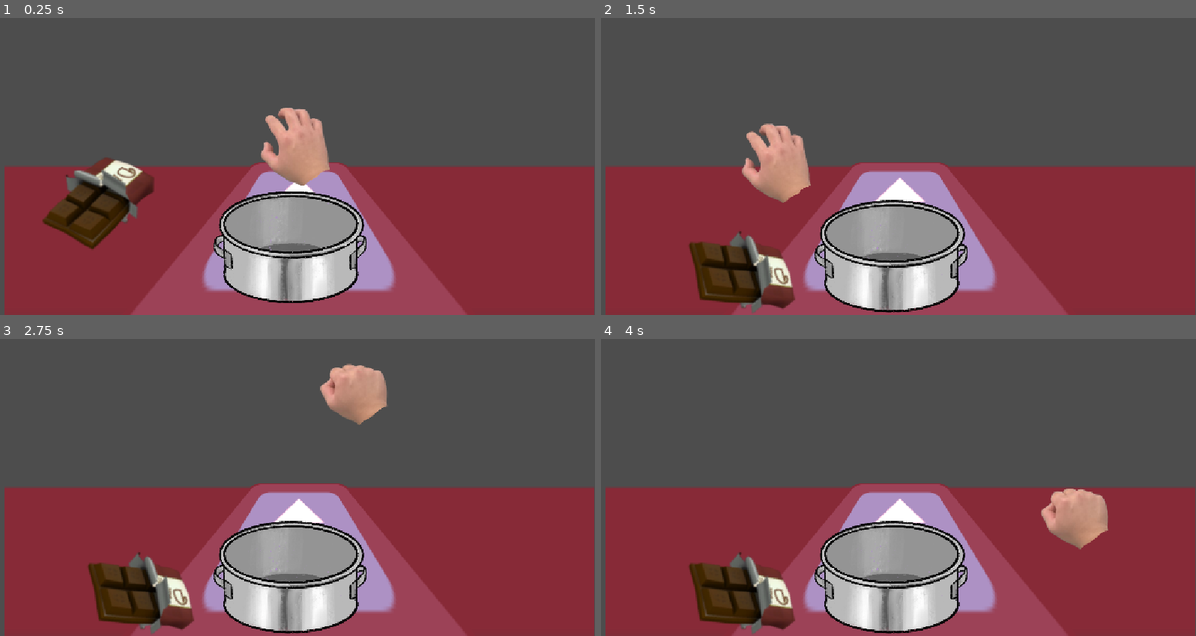
Above: before the commit, frames 1-4 (two rows, left to right).
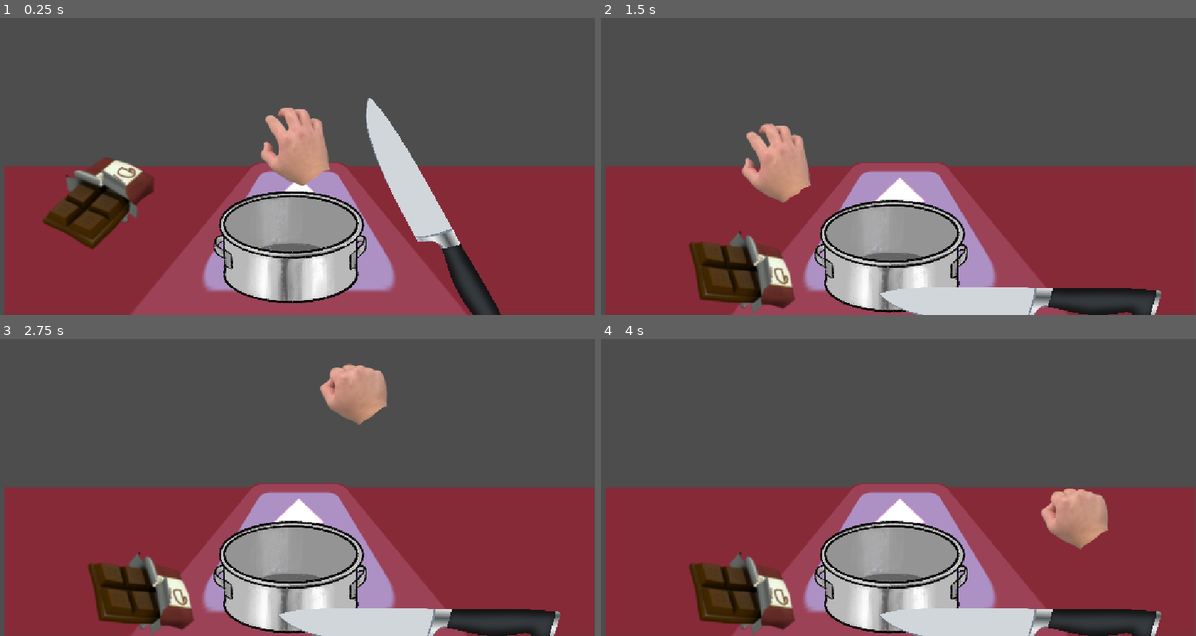
Above: after the commit, the same moments.

Repository: EugeneGLi/HotCocoaForTwo
Game: Godot game, scene res://scenes/demo.tscn
Same seed, same stepped clock (60 frames per second), same inputs: the game is played once before the commit and once after it. The engine's default icon, where the game draws it, is replaced by a stand-in: a white triangle on a blue panel in a dark square.
Inputs (mouse positions are in pixels of both pictures, inside the frame that each line leads up to):
- Up to frame 1 (0.25 s): no input
- Up to frame 2 (1.5 s): tap Enter (ui_accept) at 0.5, 0.77 s; move the mouse to (1029, 130) at 0.52 s; press the mouse at (1029, 130) at 0.53 s; hold Right (ui_right) from 0.53 s (still down); move the mouse to (773, 163) at 1.27 s; release the mouse at (773, 163) at 1.28 s; click (773, 163) at 1.35 s
- Up to frame 3 (2.75 s): tap Enter (ui_accept) at 1.52, 2 s; move the mouse to (357, 392) at 2.02 s; release Right (ui_right) at 2.03 s; press the mouse at (357, 392) at 2.03 s; hold Left (ui_left) from 2.03 s (still down)
- Up to frame 4 (4 s): tap Enter (ui_accept) at 2.75, 3.02, 3.5, 3.77 s; move the mouse to (868, 535) at 2.77 s; release Left (ui_left) at 2.78 s; release the mouse at (868, 535) at 2.78 s; hold Right (ui_right) from 2.78 s (still down); click (868, 535) at 2.85 s; move the mouse to (1077, 517) at 3.52 s; press the mouse at (1077, 517) at 3.53 s

The runs differ from the first frame. In frame 1, 3.9% of the frame differs, in the area x 61-85%, y 26-100%; in frame 2, 3.6%; in frame 3, 3.6%; in frame 4, 3.6%.

Commit message:
Add chopping

Diff:
--- a/HotCocoaForTwo/scenes/demo.tscn
+++ b/HotCocoaForTwo/scenes/demo.tscn
@@ -6,6 +6,9 @@
 [ext_resource type="PackedScene" uid="uid://cvacwf6q2s7nr" path="res://scenes/hand.tscn" id="3_l20p6"]
 [ext_resource type="Texture2D" uid="uid://cjeubcy04atf0" path="res://assets/Pot_Empty.png" id="4_b0nem"]
 [ext_resource type="PackedScene" uid="uid://cai0m5xuone5r" path="res://scenes/ingredient.tscn" id="4_vephn"]
+[ext_resource type="Script" uid="uid://crm58d3x34hwd" path="res://scripts/chopping_zone.gd" id="7_7qr1p"]
+[ext_resource type="PackedScene" uid="uid://clgm0opwuomqn" path="res://scenes/grabbable.tscn" id="8_5fme1"]
+[ext_resource type="Texture2D" uid="uid://cx5iaq2mjorde" path="res://assets/Kitchen/knife_PNG1512-495464114.png" id="8_e66cg"]
 
 [sub_resource type="ShaderMaterial" id="ShaderMaterial_l20p6"]
 shader = ExtResource("1_ba4lm")
@@ -18,6 +21,15 @@
 
 [sub_resource type="RectangleShape2D" id="RectangleShape2D_e1qvk"]
 size = Vector2(1221.5, 191)
+
+[sub_resource type="RectangleShape2D" id="RectangleShape2D_3ruus"]
+size = Vector2(1200, 800)
+
+[sub_resource type="RectangleShape2D" id="RectangleShape2D_7qr1p"]
+size = Vector2(60, 20)
+
+[sub_resource type="RectangleShape2D" id="RectangleShape2D_h5dly"]
+size = Vector2(175, 75)
 
 [node name="Node2D" type="Node2D" unique_id=1738999152]
 script = ExtResource("1_x0xbu")
@@ -56,4 +68,30 @@
 position = Vector2(619.25, 723)
 shape = SubResource("RectangleShape2D_e1qvk")
 
+[node name="ChoppingZone" type="Area2D" parent="." unique_id=1986180533]
+position = Vector2(600, 520)
+script = ExtResource("7_7qr1p")
+
+[node name="CollisionShape2D" type="CollisionShape2D" parent="ChoppingZone" unique_id=1309077922]
+shape = SubResource("RectangleShape2D_3ruus")
+
+[node name="Knife" parent="." unique_id=1450439087 instance=ExtResource("8_5fme1")]
+position = Vector2(850, 450)
+rotation = 1.0454522
+
+[node name="Sprite" parent="Knife" index="0" unique_id=2049580082]
+rotation = 0.9424778
+scale = Vector2(0.104, 0.134)
+texture = ExtResource("8_e66cg")
+
+[node name="CollisionBox" parent="Knife" index="1" unique_id=1875963700]
+scale = Vector2(1.0000001, 1.0000001)
+shape = SubResource("RectangleShape2D_7qr1p")
+
+[node name="CollisionShape2D" parent="Knife/GrabbableArea" parent_id_path=PackedInt32Array(1450439087, 66990672) index="0" unique_id=921676458]
+rotation = 0.008761965
+shape = SubResource("RectangleShape2D_h5dly")
+
 [connection signal="grab_item" from="Hand" to="Ingredient" method="_on_main_thingy_grab_item"]
+
+[editable path="Knife"]
--- /dev/null
+++ b/HotCocoaForTwo/scripts/chopping_zone.gd
@@ -0,0 +1,26 @@
+extends Area2D
+
+@onready var hand: Hand = get_parent().get_node("Hand")
+@onready var knife: RigidBody2D = get_parent().get_node("Knife")
+
+func _input(event: InputEvent) -> void:
+	if not (event is InputEventMouseMotion):
+		return
+	if not Input.is_mouse_button_pressed(MOUSE_BUTTON_RIGHT):
+		return
+	if hand.grabbedItem != knife:
+		return
+
+	for area: Area2D in get_overlapping_areas():
+		if not area.is_in_group("Grabbable"):
+			continue
+
+		var shape_node: CollisionShape2D = area.get_node_or_null("CollisionShape2D") as CollisionShape2D
+		if shape_node == null or shape_node.shape == null:
+			continue
+
+		var local_mouse: Vector2 = shape_node.to_local(get_global_mouse_position())
+		if shape_node.shape.get_rect().has_point(local_mouse):
+			var ingredientNode: Ingredient = area.get_parent().get_parent() as Ingredient
+			if ingredientNode != null and ingredientNode.chop():
+				print("Chopped!")
--- a/HotCocoaForTwo/scripts/hand.gd
+++ b/HotCocoaForTwo/scripts/hand.gd
@@ -10,10 +10,10 @@
 	"ClosedHand": null
 }
 
-var grabbedItem: Node = null
+var grabbedItem: RigidBody2D = null
 
 
-signal grab_item(info: bool)
+signal grab_item(item:RigidBody2D, info: bool)
 # Called when the node enters the scene tree for the first time.
 
 # Called every frame. 'delta' is the elapsed time since the previous frame.
@@ -22,6 +22,9 @@
 	if hand:
 		hand.position = get_local_mouse_position();
 
+func _physics_process(_delta: float) -> void:
+	if grabbedItem != null:
+		grabbedItem.global_position = get_global_mouse_position()
 
 @warning_ignore("unused_parameter")
 func _input(event: InputEvent) -> void:
@@ -35,11 +38,19 @@
 			#if grabbable
 			if area.is_in_group("Grabbable"):
 				#grab
-				grabbedItem = area.get_parent()
-				grab_item.emit(true)
+				var candidate: RigidBody2D = area.get_parent() as RigidBody2D
+				if candidate == null:
+					continue
+
+				grabbedItem = candidate
+				grabbedItem.freeze = true
+				grab_item.emit(grabbedItem, true)
 				#currently only grab one
 				break;
 	if Input.is_action_just_released("Grab"):
 		hand.texture = handSprites["OpenHand"]
-		grabbedItem = null
-		grab_item.emit(false)
+		if grabbedItem != null:
+			var releasedItem: RigidBody2D = grabbedItem
+			grabbedItem.freeze = false
+			grab_item.emit(releasedItem, false)
+			grabbedItem = null
--- a/HotCocoaForTwo/scripts/ingredient.gd
+++ b/HotCocoaForTwo/scripts/ingredient.gd
@@ -1,12 +1,42 @@
 extends Node2D
+
 class_name Ingredient
 
 var isGrabbed = false;
-@warning_ignore("unused_parameter")
-func _process(_delta: float) -> void:
-	if isGrabbed:
-		%GrabbableTemplate.global_position = get_global_mouse_position()
+var isChopped = false;
 
-func _on_main_thingy_grab_item(info: bool) -> void:
-	isGrabbed = info
-	%GrabbableTemplate.freeze = info
+func _on_main_thingy_grab_item(item: RigidBody2D, info: bool) -> void:
+	if item == %GrabbableTemplate:
+		isGrabbed = info
+
+func chop() -> bool:
+	if isChopped or isGrabbed:
+		return false
+
+	var grabbable: RigidBody2D = %GrabbableTemplate
+	var sourceSprite: Sprite2D = grabbable.get_node("Sprite")
+	if sourceSprite.texture == null:
+		return false
+
+	var textureSize: Vector2 = sourceSprite.texture.get_size()
+	var halfWidth: float = textureSize.x / 2.0
+
+	for pieceIndex in range(2):
+		var pieceTexture := AtlasTexture.new()
+		pieceTexture.atlas = sourceSprite.texture
+		pieceTexture.region = Rect2(halfWidth * pieceIndex, 0, halfWidth, textureSize.y)
+
+		var pieceSprite := Sprite2D.new()
+		pieceSprite.texture = pieceTexture
+		var direction: float = -1.0 if pieceIndex == 0 else 1.0
+		pieceSprite.position = sourceSprite.position + Vector2(
+			direction * (halfWidth * 0.5 * sourceSprite.scale.x + 4.0),
+			0
+		)
+		pieceSprite.scale = sourceSprite.scale
+		pieceSprite.z_index = sourceSprite.z_index
+		grabbable.add_child(pieceSprite)
+
+	sourceSprite.hide()
+	isChopped = true
+	return true
Not shown, added: HotCocoaForTwo/scripts/chopping_zone.gd.uid
